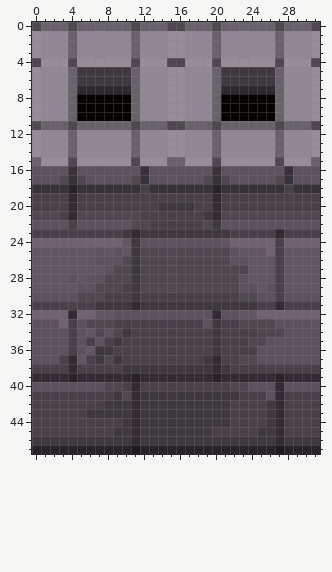
Edited in one commit: pixel-art sprite (Assets/Ghost_wall_003.png). The picture above was drawn from the file before the commit.
The file is 32x48 pixels. Colours within 5 levels of each other are drawn and written as one.
The same view after the edit:
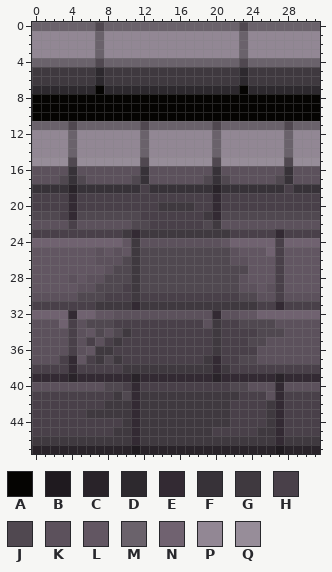
Palette (. is transparent): A #050402  B #1f1a1f  C #292329  D #2d292e  E #332a33  F #373238  G #3f393f  H #494049  J #504850  K #5c515c  L #625662  M #6a626b  N #706270  P #928794  Q #978d99
The edit:
@@ x 0..31 @@
- 0 JMMMJMMMMMMJMMMJJMMMJMMMMMMJMMMJ
- 1 QPPPMPPPPPPMPPPQQPPPMPPPPPPMPPPQ
- 2 QPPPMPPPPPPMPPPQQPPPMPPPPPPMPPPQ
- 3 QPPPMPPPPPPMPPPQQPPPMPPPPPPMPPPQ
- 4 JQQQJQQQQQQJQQQJJQQQJQQQQQQJQQQJ
- 5 QPPPMGGGGGGMPPPQQPPPMGGGGGGMPPPQ
- 6 QPPPMGGGGGGMPPPQQPPPMGGGGGGMPPPQ
- 7 QPPPMDDDDDDMPPPQQPPPMDDDDDDMPPPQ
- 8 QPPPMAAAAAAMPPPQQPPPMAAAAAAMPPPQ
- 9 QPPPMAAAAAAMPPPQQPPPMAAAAAAMPPPQ
-10 QPPPMAAAAAAMPPPQQPPPMAAAAAAMPPPQ
-11 JMMMJMMMMMMJMMMJJMMMJMMMMMMJMMMJ
-12 QPPPMPPPPPPMPPPQQPPPMPPPPPPMPPPQ
-13 QPPPMPPPPPPMPPPQQPPPMPPPPPPMPPPQ
-14 QPPPMPPPPPPMPPPQQPPPMPPPPPPMPPPQ
-15 MQQQJQQQQQQJQQQMMQQQJQQQQQQJQQQM
+ 0 MMMMMMMJMMMMMMMMMMMMMMMJMMMMMMMM
+ 1 PPPPPPPMPPPPPPPPPPPPPPPMPPPPPPPP
+ 2 PPPPPPPMPPPPPPPPPPPPPPPMPPPPPPPP
+ 3 PPPPPPPMPPPPPPPPPPPPPPPMPPPPPPPP
+ 4 MMMMMMMJMMMMMMMMMMMMMMMJMMMMMMMM
+ 5 GGGGGGGDGGGGGGGGGGGGGGGDGGGGGGGG
+ 6 GGGGGGGDGGGGGGGGGGGGGGGDGGGGGGGG
+ 7 DDDDDDDADDDDDDDDDDDDDDDADDDDDDDD
+ 8 AAAAAAAAAAAAAAAAAAAAAAAAAAAAAAAA
+ 9 AAAAAAAAAAAAAAAAAAAAAAAAAAAAAAAA
+10 AAAAAAAAAAAAAAAAAAAAAAAAAAAAAAAA
+11 MMMMJMMMMMMMJMMMMMMMJMMMMMMMJMMM
+12 PPPPMPPPPPPPMPPPPPPPMPPPPPPPMPPP
+13 PPPPMPPPPPPPMPPPPPPPMPPPPPPPMPPP
+14 PPPPMPPPPPPPMPPPPPPPMPPPPPPPMPPP
+15 QQQQJQQQQQQQJQQQQQQQJQQQQQQQJQQQ
 16 KKKKFKKKKKKKFKKKKKKKFKKKKKKKFKKK
